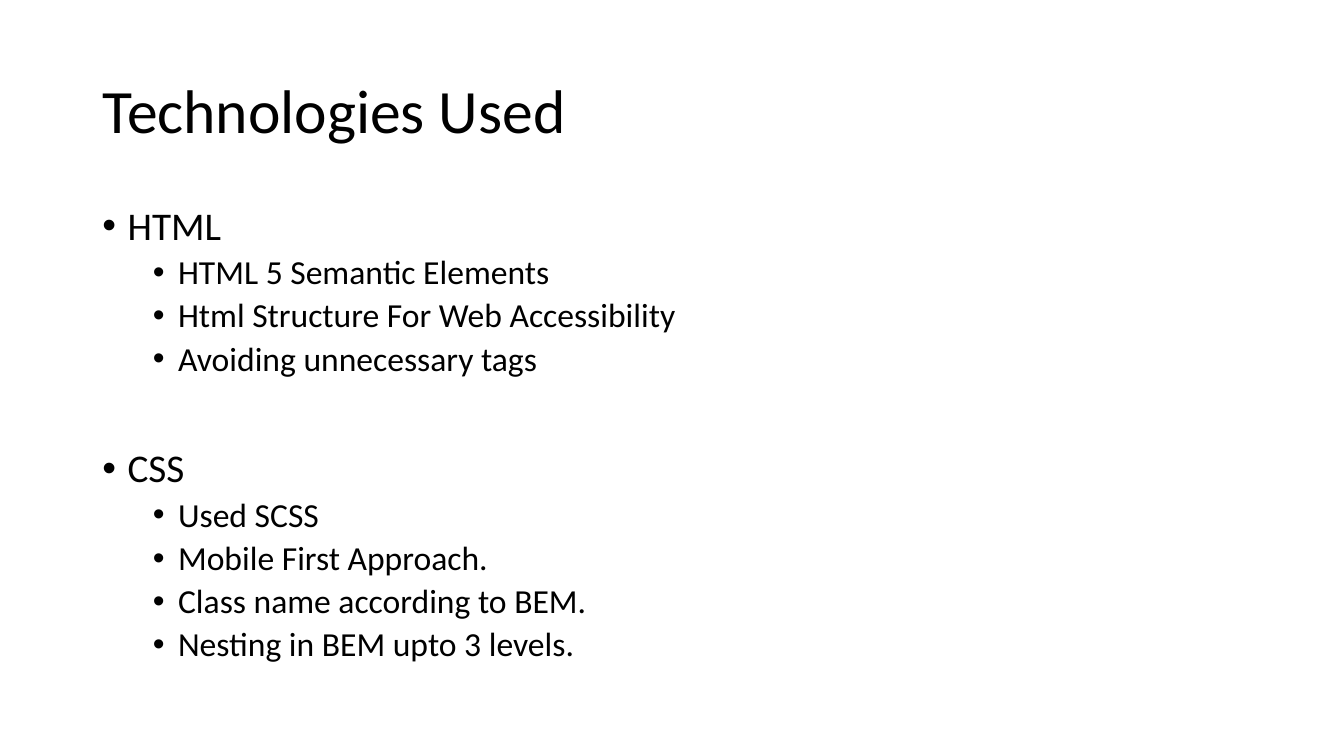
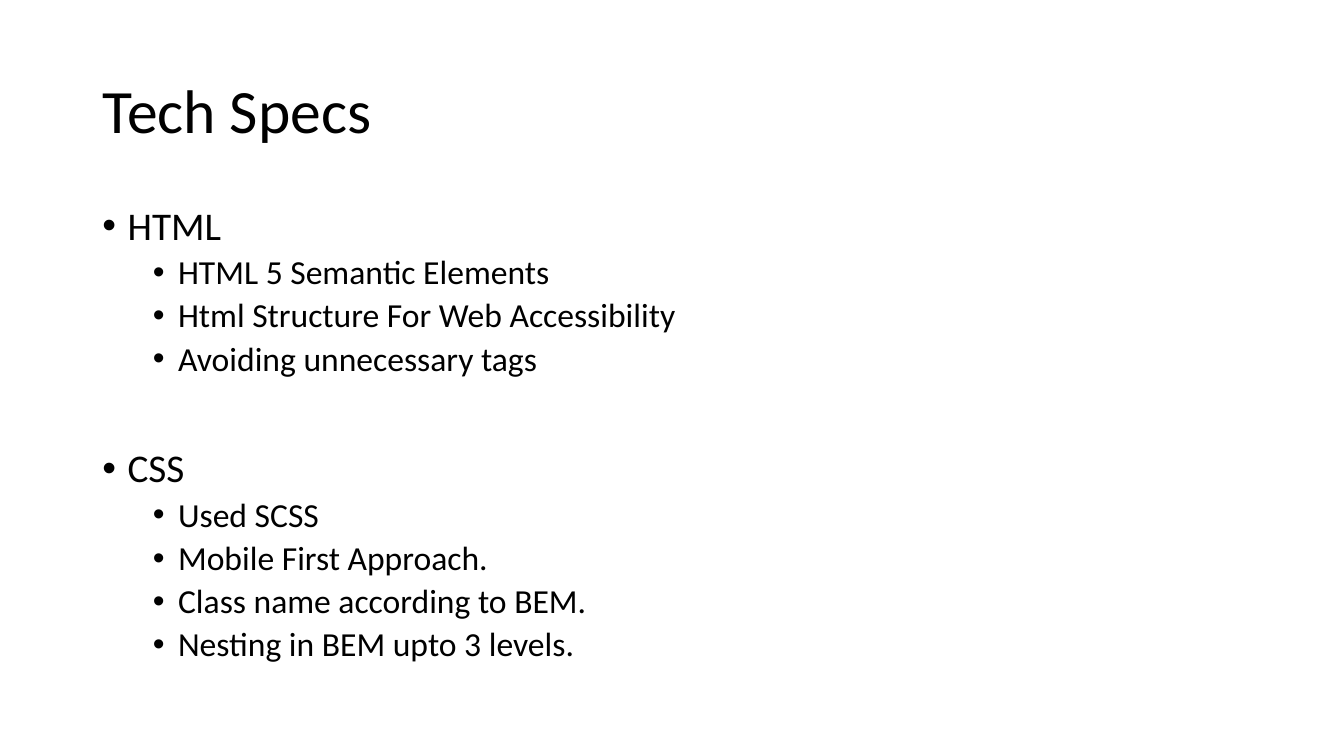
Before and after one commit to lalitphore/shopping-cart-assignment, a slide deck: slide 4 of CORE XT DEMO.pptx (slide 3 before the commit). Drawn at 1344x756 pixels with LibreOffice and Linux fonts; fonts in the diff are those of the drawing. Boxes give left, top, right and bottom in pixels: in the first picture for what was removed or moved away, otherwise in the second. Text is boxed around its words. In the diff, an @@ line names an element or a change of style, - is before the commit and + after.

Commit message:
presentation added

```diff
--- a/CORE XT DEMO.pptx
+++ b/CORE XT DEMO.pptx
@@ title at bbox=[102, 90, 371, 143]: text changed @@
-Technologies Used
+Tech Specs
```
Also in this commit, not shown: 1 slide added.
